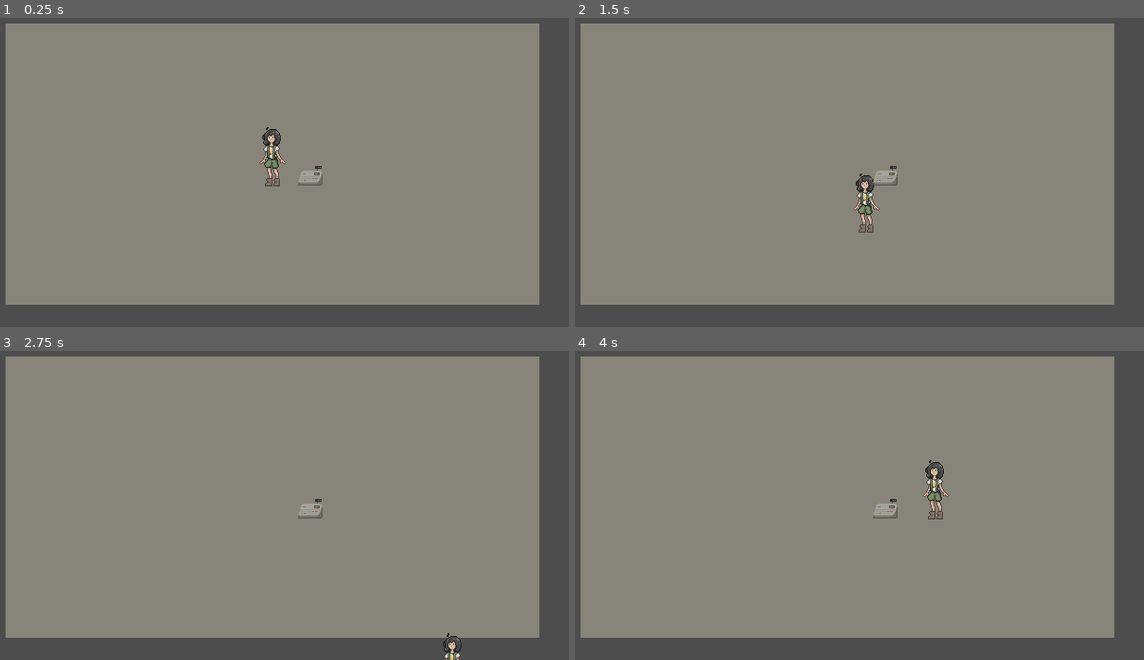
Above: before the commit, frames 1-4 (two rows, left to right).
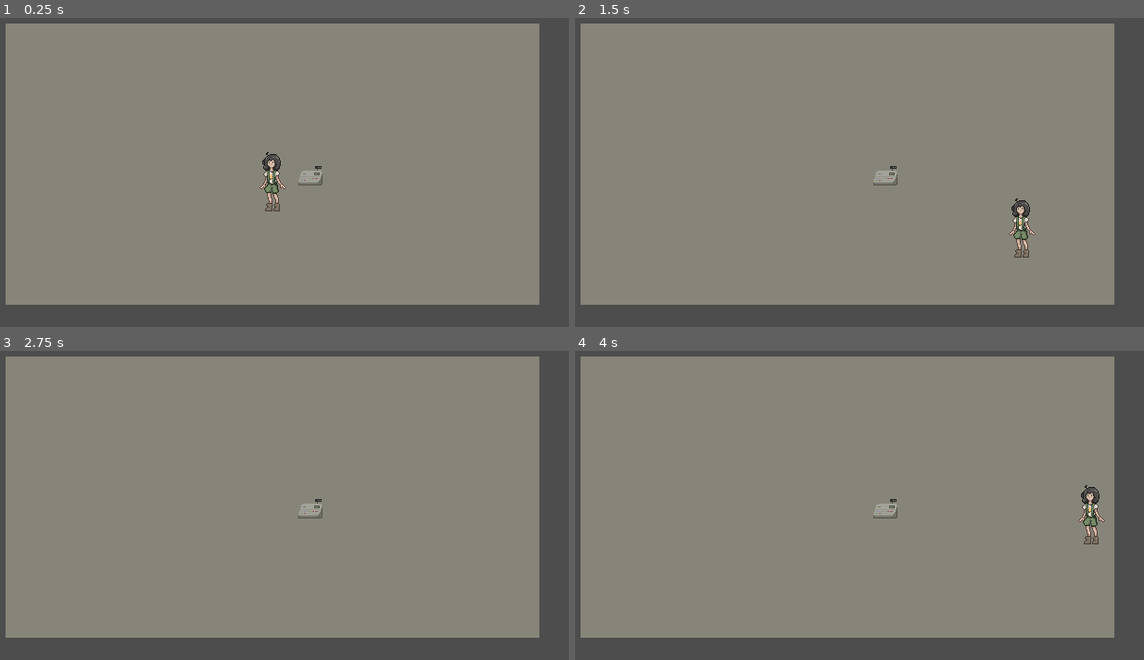
Above: after the commit, the same moments.

Repository: Fishfinna/Coffee-Please
Game: Godot game, scene res://scenes/coffee-shop.tscn
The game is run twice, just before and just after one commit, with the same random seed, the same clock (stepped at 60 frames per second) and the same inputs.
Inputs:
- Up to frame 1 (0.25 s): no input
- Up to frame 2 (1.5 s): tap Enter at 0.5 s; hold Right (right) 0.53-1.28 s; hold S (down) from 1.28 s (still down)
- Up to frame 3 (2.75 s): release S (down) at 2.03 s; hold Right (right) from 2.03 s (still down)
- Up to frame 4 (4 s): release Right (right) at 2.78 s; hold W (up) 2.78-3.53 s; hold A (left) from 3.53 s (still down)

The runs differ from the first frame. In frame 1, 0.6% of the frame differs, in the area x 45-51%, y 35-63%; in frame 2, 0.8%; in frame 3, 0.1%; in frame 4, 0.8%, in the area x 61-94%, y 35-63%.

Commit message:
z indexing

Diff:
--- a/scenes/coffee-shop.tscn
+++ b/scenes/coffee-shop.tscn
@@ -225,9 +225,13 @@
 [node name="camera" type="Camera2D" parent="."]
 offset = Vector2(0, 4)
 
-[node name="CharacterBody2D" parent="." instance=ExtResource("2_ouk1o")]
-position = Vector2(1.19209e-07, 4.76837e-07)
+[node name="envrionment" type="Node2D" parent="."]
+y_sort_enabled = true
+
+[node name="Register" parent="envrionment" instance=ExtResource("4_m5ye2")]
+position = Vector2(42, 19)
+
+[node name="fey" parent="envrionment" instance=ExtResource("2_ouk1o")]
+z_as_relative = false
+position = Vector2(0, 59)
 scale = Vector2(0.2, 0.2)
-
-[node name="Register" parent="." instance=ExtResource("4_m5ye2")]
-position = Vector2(42, 19)
--- a/scenes/fey.tscn
+++ b/scenes/fey.tscn
@@ -4,16 +4,18 @@
 [ext_resource type="Texture2D" uid="uid://c6jnfrvbgrp1h" path="res://assets/wip/project files/fey-base.png" id="1_mxnc3"]
 
 [sub_resource type="RectangleShape2D" id="RectangleShape2D_5vdk4"]
-size = Vector2(81, 42)
+size = Vector2(81, 38)
 
 [node name="fey chu" type="CharacterBody2D"]
+y_sort_enabled = true
 script = ExtResource("1_5vdk4")
 
 [node name="Sprite2D" type="Sprite2D" parent="."]
 
 [node name="Fey-base" type="Sprite2D" parent="Sprite2D"]
+position = Vector2(0, -160)
 texture = ExtResource("1_mxnc3")
 
 [node name="CollisionShape2D" type="CollisionShape2D" parent="."]
-position = Vector2(0.5, 140)
+position = Vector2(0, -20)
 shape = SubResource("RectangleShape2D_5vdk4")
--- a/scenes/register.tscn
+++ b/scenes/register.tscn
@@ -3,9 +3,10 @@
 [ext_resource type="Texture2D" uid="uid://cfn2notirsyp4" path="res://assets/project-files/characters/register.png" id="1_gvynn"]
 
 [sub_resource type="RectangleShape2D" id="RectangleShape2D_37wl2"]
-size = Vector2(26, 4)
+size = Vector2(26, 9)
 
 [node name="Register" type="Node2D"]
+y_sort_enabled = true
 
 [node name="StaticBody2D" type="StaticBody2D" parent="."]
 
@@ -13,5 +14,5 @@
 texture = ExtResource("1_gvynn")
 
 [node name="CollisionShape2D" type="CollisionShape2D" parent="StaticBody2D"]
-position = Vector2(-1, 10)
+position = Vector2(-1, 7.5)
 shape = SubResource("RectangleShape2D_37wl2")
